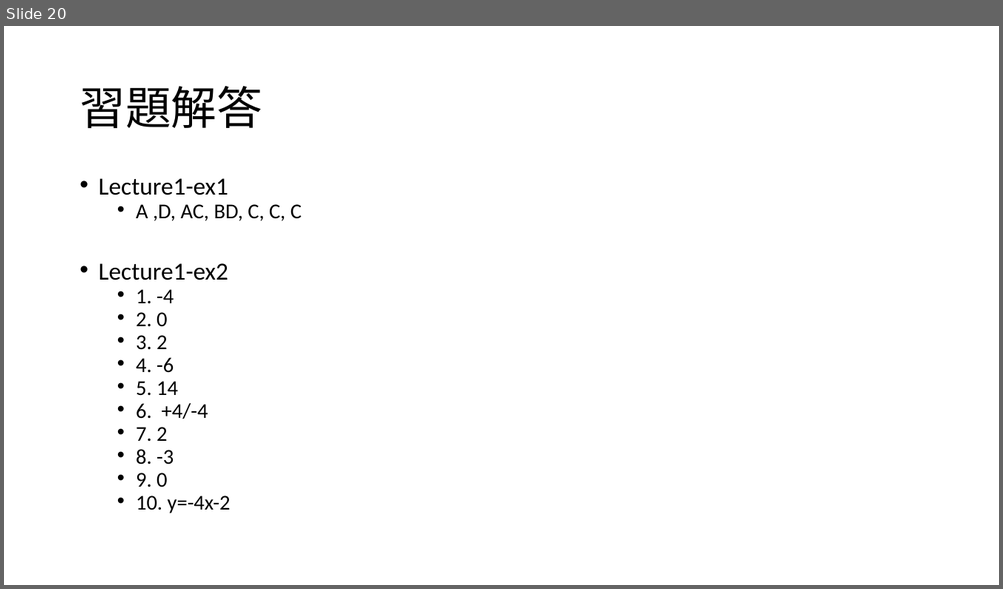
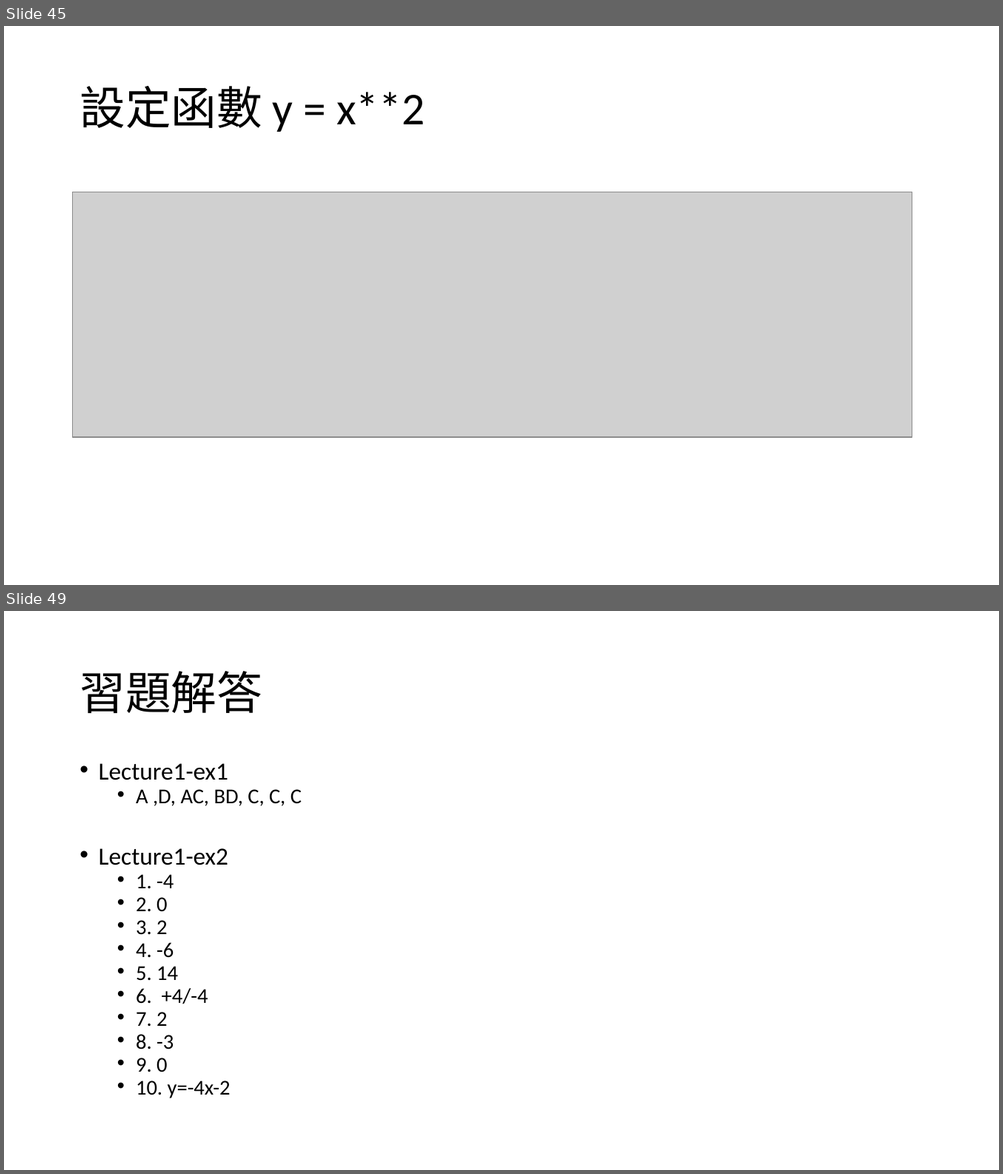
Before and after one commit to yychiang/110-2-VNU-Curriculum, a slide deck: 深度學習/深度學習數學基礎-1.pptx. Shown one above the other, each under a label of ours: slide 20 before the commit, slides 45 and 49 after it; the slides between them are not shown. The pictures are 1003x589 and 1003x1174 pixels, drawn with LibreOffice and Linux fonts; fonts in the diff are those of the drawing; grey boxes stand for pictures. Boxes give left, top, right and bottom in pixels: in the first picture for what was removed or moved away, otherwise in the second. Text is boxed around its words. In the diff, an @@ line names an element or a change of style, - is before the commit and + after.

```diff
--- a/深度學習/深度學習數學基礎-1.pptx
+++ b/深度學習/深度學習數學基礎-1.pptx
@@ slide 45 added at <box>4,26,999,585</box>, background #FFFFFF @@
@@ title added at <box>79,86,424,132</box>, 44 pt, text #000000 @@
+設定函數 y = x**2
@@ picture added at <box>73,192,912,437</box> @@
@@ what was slide 20 is now slide 49 @@
```
Also in this commit, not shown: 28 other slides added.
